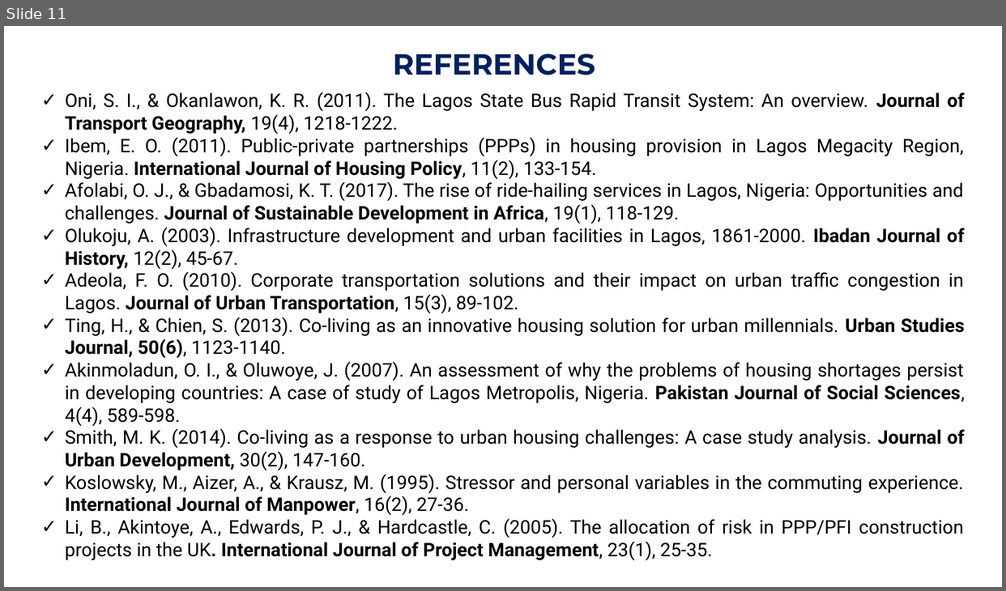
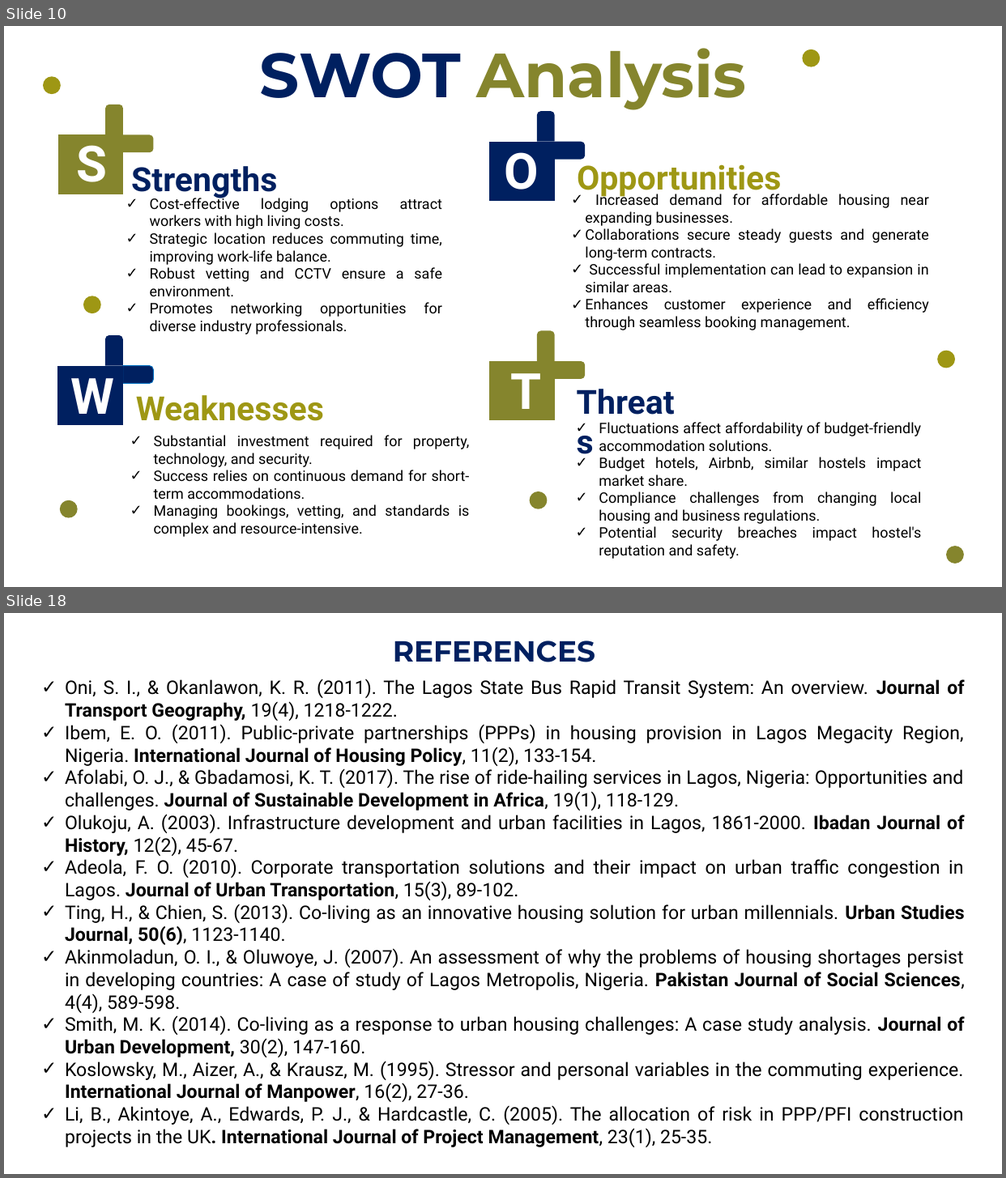
Before and after one commit to Gbekoilias/IslandRest-Hostel-Documentation, a slide deck: docs/Enhancing Hospitality IslandRest Hostel Operational Overview.pptx. Shown one above the other, each under a label of ours: slide 11 before the commit, slides 10 and 18 after it; the slides between them are not shown. The pictures are 1006x591 and 1006x1178 pixels, drawn with LibreOffice and Linux fonts; fonts in the diff are those of the drawing. Boxes give left, top, right and bottom in pixels: in the first picture for what was removed or moved away, otherwise in the second. Text is boxed around its words. In the diff, an @@ line names an element or a change of style, - is before the commit and + after.

```diff
--- a/docs/Enhancing Hospitality IslandRest Hostel Operational Overview.pptx
+++ b/docs/Enhancing Hospitality IslandRest Hostel Operational Overview.pptx
@@ slide 10 added at (x1=4, y1=26, x2=1002, y2=587), background #FFFFFF @@
@@ text added at (x1=259, y1=48, x2=746, y2=112), 60 pt, text #85852D, bold @@
+SWOT Analysis
@@ freeform shape added at (x1=802, y1=49, x2=820, y2=67), fill #9E9714 @@
@@ freeform shape added at (x1=42, y1=76, x2=61, y2=95), fill #9E9714 @@
@@ group added at (x1=57, y1=104, x2=154, y2=194): 3 freeform shapes, 1 text @@
+S
@@ text added at (x1=131, y1=166, x2=277, y2=199), 32 pt, text #002060, bold @@
+Strengths
@@ group added at (x1=489, y1=110, x2=586, y2=201): 3 freeform shapes, 1 text @@
+O
@@ text added at (x1=577, y1=159, x2=781, y2=198), 32 pt, text #9E9714, bold @@
+Opportunities
@@ text added at (x1=585, y1=192, x2=929, y2=331), 14 pt, text #000000 @@
+✓ Increased demand for affordable housing near expanding businesses.
+✓ Collaborations secure steady guests and generate long-term contracts.
+✓ Successful implementation can lead to expansion in similar areas.
+✓ Enhances customer experience and efficiency through seamless booking management.
@@ text added at (x1=150, y1=196, x2=442, y2=335), 14 pt, text #000000 @@
+✓ Cost-effective lodging options attract workers with high living costs.
+✓ Strategic location reduces commuting time, improving work-life balance.
+✓ Robust vetting and CCTV ensure a safe environment.
+✓ Promotes networking opportunities for diverse industry professionals.
@@ freeform shape added at (x1=83, y1=296, x2=101, y2=314), fill #9E9714 @@
@@ freeform shape added at (x1=937, y1=350, x2=956, y2=369), fill #9E9714 @@
@@ group added at (x1=57, y1=335, x2=154, y2=426): 3 freeform shapes, 1 text @@
+W
@@ group added at (x1=489, y1=331, x2=586, y2=421): 3 freeform shapes, 1 text @@
+T
@@ text added at (x1=569, y1=377, x2=699, y2=425), 32 pt, text #002060, bold @@
+Threats
@@ text added at (x1=136, y1=395, x2=324, y2=421), 32 pt, text #9E9714, bold @@
+Weaknesses
@@ text added at (x1=154, y1=435, x2=470, y2=537), 14 pt, text #000000 @@
+✓ Substantial investment required for property, technology, and security.
+✓ Success relies on continuous demand for short-term accommodations.
+✓ Managing bookings, vetting, and standards is complex and resource-intensive.
@@ text added at (x1=599, y1=422, x2=921, y2=559), 14 pt, text #000000 @@
+✓ Fluctuations affect affordability of budget-friendly accommodation solutions.
+✓ Budget hotels, Airbnb, similar hostels impact market share.
+✓ Compliance challenges from changing local housing and business regulations.
+✓ Potential security breaches impact hostel's reputation and safety.
@@ freeform shape added at (x1=59, y1=500, x2=78, y2=518), fill #85852D @@
@@ freeform shape added at (x1=529, y1=492, x2=548, y2=510), fill #85852D @@
@@ freeform shape added at (x1=946, y1=545, x2=965, y2=565), fill #85852D @@
@@ what was slide 11 is now slide 18 @@
```
Also in this commit, not shown: 1 slide changed, 7 other slides added, 1 slide removed.
